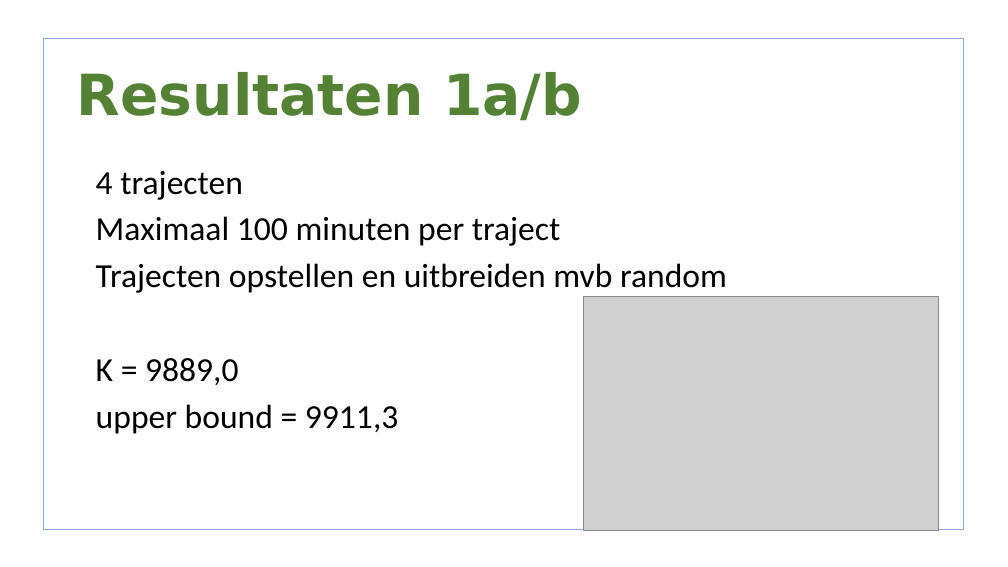
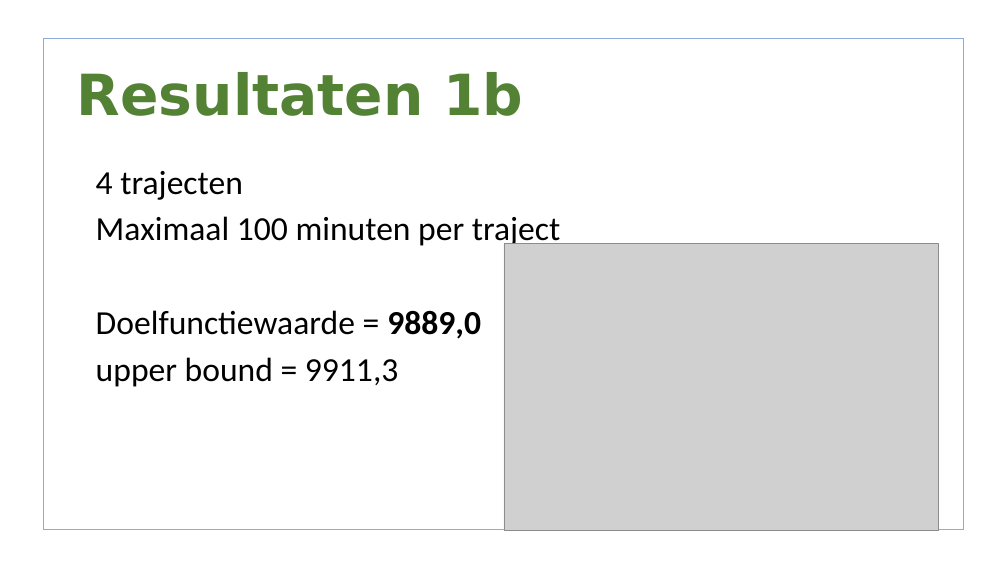
Before and after one commit to lisa259/RailNL, a slide deck: slide 11 of presentaties/Presentation 3.odp (slide 10 before the commit). Drawn at 1008x567 pixels with LibreOffice and Linux fonts; fonts in the diff are those of the drawing; grey boxes stand for pictures; background and template pictures are left out. Boxes give left, top, right and bottom in pixels: in the first picture for what was removed or moved away, otherwise in the second. Text is boxed around its words. In the diff, an @@ line names an element or a change of style, - is before the commit and + after.

```diff
--- a/presentaties/Presentation 3.odp
+++ b/presentaties/Presentation 3.odp
@@ title at [77,72,523,116]: text changed @@
-Resultaten 1a/b
+Resultaten 1b
@@ picture: place and size @@
-picture at [584,296,939,531]
+picture at [504,243,939,530]
@@ text at [96,310,481,339]: text changed @@
-• Trajecten opstellen en uitbreiden mvb random
-• K = 9889,0
+• Doelfunctiewaarde = 9889,0
```
Also in this commit, not shown: 3 other slides changed, 8 slides added, 4 slides removed, 45 other files.
